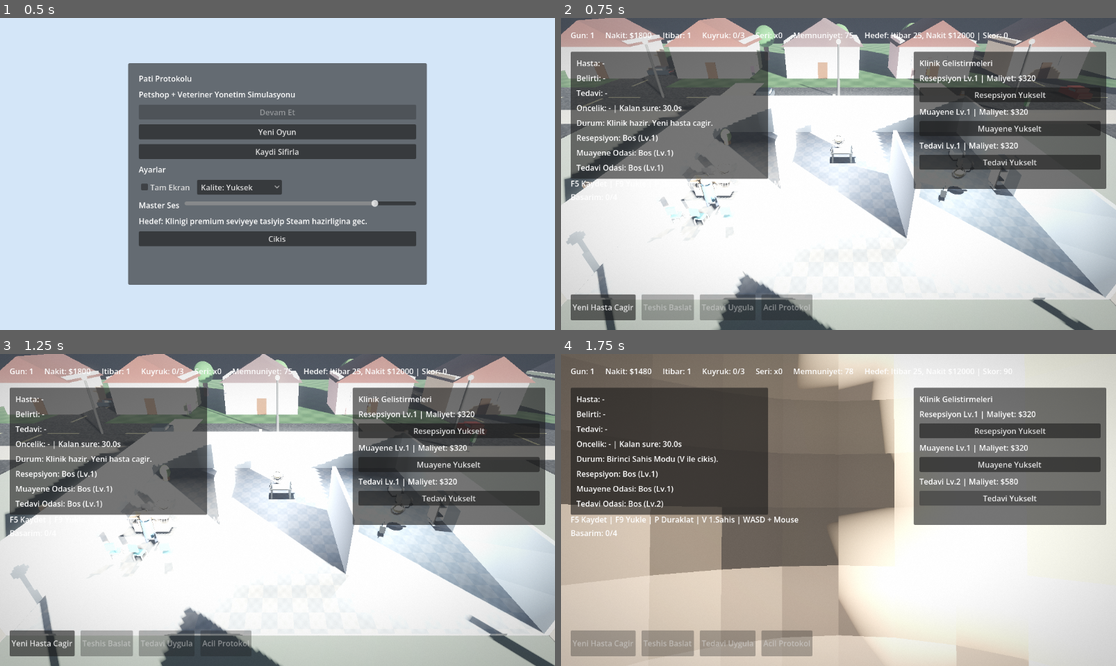
Above: before the commit, frames 1-4 (two rows, left to right).
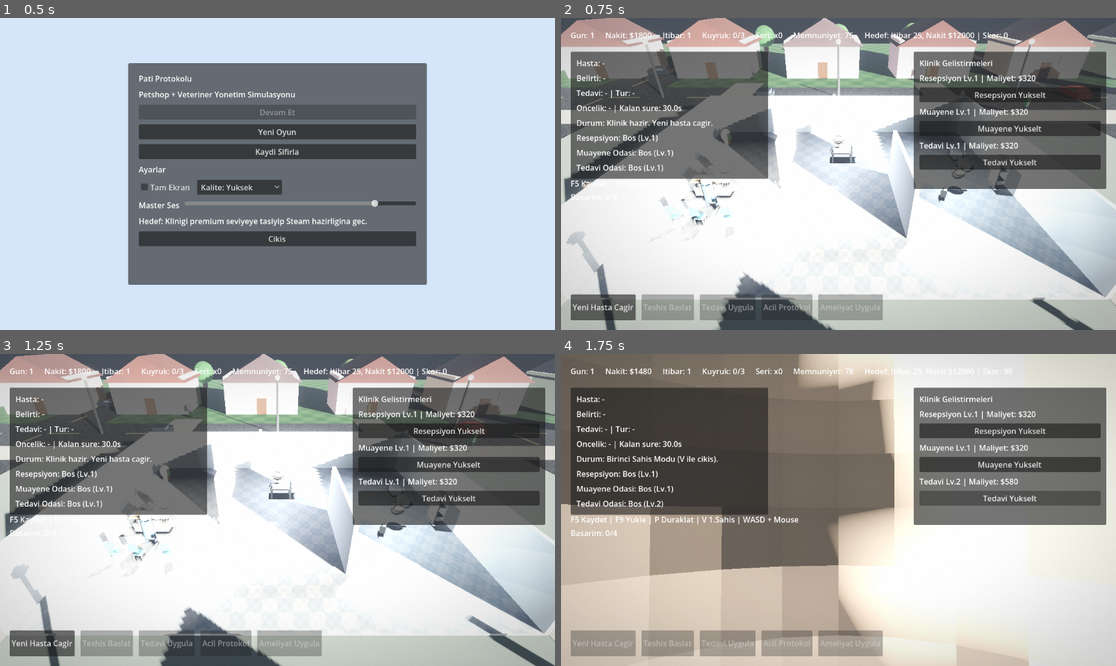
Above: after the commit, the same moments.

Repository: mandevil1492-netizen/pet-shop
Game: Godot game, scene res://scenes/menu.tscn
Same seed, same stepped clock (60 frames per second), same inputs: the game is played once before the commit and once after it.
Inputs (mouse positions are in pixels of both pictures, inside the frame that each line leads up to):
- Up to frame 1 (0.5 s): no input
- Up to frame 2 (0.75 s): click "Yeni Oyun" at 0.5 s
- Up to frame 3 (1.25 s): no input
- Up to frame 4 (1.75 s): tap Enter at 1.25 s; move the mouse to (960, 494) at 1.27 s; hold Right (ui_right) from 1.28 s (still down); tap V at 1.35 s; click (960, 494) at 1.42 s

Frame 1 is identical in both runs. In frame 2, 1.0% of the frame differs, in the area x 9-58%, y 23-97%; in frame 3, 1.0%; in frame 4, 1.0%.

Commit message:
feat: add case types, surgery flow, and complication chain

Diff:
--- a/scripts/game_manager.gd
+++ b/scripts/game_manager.gd
@@ -116,6 +116,7 @@
 var objective_label: Label
 var help_label: Label
 var emergency_button: Button
+var surgery_button: Button
 var achievement_label: Label
 var unlocked: Dictionary = {
 	"first_case": false,
@@ -126,6 +127,7 @@
 
 var pets: Array[String] = ["Kedi", "Kopek", "Tavsan", "Kus", "Hamster", "Papagan"]
 var symptoms: Array[String] = ["Istahsizlik", "Aksirma", "Topallama", "Kasinti", "Yorgunluk", "Sulu Goz", "Ates", "Kulak Enfeksiyonu"]
+var case_types: Array[String] = ["Kontrol", "Tedavi", "Ameliyat", "Acil Bakim"]
 var correct_treatments: Dictionary = {
 	"Istahsizlik": "Beslenme Programi",
 	"Aksirma": "Enfeksiyon Ilaci",
@@ -141,6 +143,13 @@
 const BASE_PATIENT_SPEED: float = 2.6
 const ARRIVE_EPS: float = 0.18
 
+var surgery_active: bool = false
+var surgery_steps_done: int = 0
+var surgery_steps_required: int = 0
+var surgery_step_timer: float = 0.0
+var complication_active: bool = false
+var complication_timer: float = 0.0
+
 func _ready() -> void:
 	randomize()
 	_setup_runtime_ui()
@@ -158,6 +167,7 @@
 	exam_upgrade_button.pressed.connect(_on_upgrade_exam)
 	treatment_upgrade_button.pressed.connect(_on_upgrade_treatment)
 	emergency_button.pressed.connect(_on_emergency_protocol)
+	surgery_button.pressed.connect(_on_surgery_pressed)
 
 	if AppState.consume_new_game_request():
 		AppState.delete_save()
@@ -882,6 +892,12 @@
 	case_state = CaseState.IDLE
 	current_case = {}
 	case_elapsed = 0.0
+	surgery_active = false
+	surgery_steps_done = 0
+	surgery_steps_required = 0
+	surgery_step_timer = 0.0
+	complication_active = false
+	complication_timer = 0.0
 
 func _setup_clinic_positions() -> void:
 	worker.global_position = reception_point.global_position
@@ -917,6 +933,11 @@
 	emergency_button.text = "Acil Protokol"
 	emergency_button.disabled = true
 	actions_container.add_child(emergency_button)
+
+	surgery_button = Button.new()
+	surgery_button.text = "Ameliyat Uygula"
+	surgery_button.disabled = true
+	actions_container.add_child(surgery_button)
 
 func _input(event: InputEvent) -> void:
 	if event is InputEventKey and event.pressed and not event.echo:
@@ -961,6 +982,18 @@
 		case_elapsed += delta
 		if case_state in [CaseState.WAIT_DIAGNOSIS, CaseState.WAIT_TREATMENT] and case_elapsed > case_deadline:
 			_fail_current_case("Sure asimi")
+
+	if case_state == CaseState.WAIT_TREATMENT and complication_active:
+		complication_timer -= delta
+		if complication_timer <= 0.0:
+			_fail_current_case("Komplikasyon")
+			return
+
+	if case_state == CaseState.WAIT_TREATMENT and surgery_active:
+		surgery_step_timer -= delta
+		if surgery_step_timer <= 0.0:
+			_fail_current_case("Ameliyat adimi gecikti")
+			return
 
 	match case_state:
 		CaseState.TO_RECEPTION:
@@ -1147,6 +1180,15 @@
 
 func _generate_case() -> void:
 	var symptom: String = symptoms[randi() % symptoms.size()]
+	var case_type := "Kontrol"
+	var type_roll := randf()
+	if type_roll < 0.16 + float(day) * 0.006:
+		case_type = "Ameliyat"
+	elif type_roll < 0.34:
+		case_type = "Acil Bakim"
+	elif type_roll < 0.68:
+		case_type = "Tedavi"
+
 	var severity_roll: float = randf()
 	var severity: String = "Normal"
 	if severity_roll < min(0.15 + float(day) * 0.015, 0.42):
@@ -1166,14 +1208,22 @@
 		"pet": pets[randi() % pets.size()],
 		"symptom": symptom,
 		"treatment": correct_treatments[symptom],
+		"case_type": case_type,
 		"severity": severity,
-		"diagnosis_ok": false
+		"diagnosis_ok": false,
+		"surgery_completed": false
 	}
 
 func _start_case() -> void:
 	if queue_size <= 0 or game_won or game_lost:
 		return
 	_generate_case()
+	surgery_active = false
+	surgery_steps_done = 0
+	surgery_steps_required = 0
+	surgery_step_timer = 0.0
+	complication_active = false
+	complication_timer = 0.0
 	patient.visible = true
 	patient.global_position = entrance_point.global_position
 	worker_target = reception_point.global_position + Vector3(-0.6, 0, 0)
@@ -1189,6 +1239,8 @@
 	case_state = CaseState.IDLE
 	current_case = {}
 	case_elapsed = 0.0
+	surgery_active = false
+	complication_active = false
 	_update_achievements()
 
 	if queue_size <= 0:
@@ -1248,6 +1300,8 @@
 	reputation = max(1, reputation - 1)
 	clinic_score = max(0, clinic_score - 45)
 	cash -= 90
+	surgery_active = false
+	complication_active = false
 
 	worker_target = reception_point.global_position + Vector3(-0.4, 0, 0)
 	patient_target = exit_point.global_position
@@ -1277,7 +1331,7 @@
 
 	pet_label.text = "Hasta: %s" % String(current_case.get("pet", "-"))
 	symptom_label.text = "Belirti: %s" % String(current_case.get("symptom", "-"))
-	treatment_label.text = "Tedavi: %s" % String(current_case.get("treatment", "-"))
+	treatment_label.text = "Tedavi: %s | Tur: %s" % [String(current_case.get("treatment", "-")), String(current_case.get("case_type", "-"))]
 	severity_label.text = "Oncelik: %s | Kalan sure: %.1fs" % [String(current_case.get("severity", "-")), max(0.0, case_deadline - case_elapsed)]
 
 	reception_room_label.text = "Resepsiyon: %s (Lv.%d)" % [_room_status("reception"), reception_level]
@@ -1293,9 +1347,11 @@
 
 	var fp_mode := _is_first_person_mode()
 	diagnose_button.disabled = case_state != CaseState.WAIT_DIAGNOSIS or game_won or game_lost or fp_mode
-	treat_button.disabled = case_state != CaseState.WAIT_TREATMENT or game_won or game_lost or fp_mode
+	var is_surgery_case := String(current_case.get("case_type", "")) == "Ameliyat"
+	treat_button.disabled = case_state != CaseState.WAIT_TREATMENT or game_won or game_lost or fp_mode or is_surgery_case
 	next_case_button.disabled = case_state != CaseState.IDLE or queue_size <= 0 or game_won or game_lost or fp_mode
 	emergency_button.disabled = case_state != CaseState.WAIT_TREATMENT or String(current_case.get("severity", "")) == "Normal" or game_won or game_lost or fp_mode
+	surgery_button.disabled = case_state != CaseState.WAIT_TREATMENT or (not is_surgery_case) or game_won or game_lost or fp_mode
 
 	reception_upgrade_button.disabled = cash < _upgrade_cost(reception_level) or game_won or game_lost
 	exam_upgrade_button.disabled = cash < _upgrade_cost(exam_level) or game_won or game_lost
@@ -1314,11 +1370,20 @@
 func _treatment_success(emergency_mode: bool) -> bool:
 	var severity: String = String(current_case.get("severity", "Normal"))
 	var diagnosis_ok: bool = bool(current_case.get("diagnosis_ok", false))
+	var case_type: String = String(current_case.get("case_type", "Kontrol"))
 	var chance: float = 0.55 + float(treatment_level) * 0.09
 	if diagnosis_ok:
 		chance += 0.17
 	if emergency_mode:
 		chance += 0.22
+	if case_type == "Ameliyat":
+		chance -= 0.1
+		if bool(current_case.get("surgery_completed", false)):
+			chance += 0.18
+	if case_type == "Acil Bakim":
+		chance -= 0.06
+	if complication_active and not emergency_mode:
+		chance -= 0.14
 	if severity == "Kritik":
 		chance -= 0.16
 	elif severity == "Acil":
@@ -1341,17 +1406,40 @@
 
 	worker_target = treatment_point.global_position + Vector3(-0.3, 0, 0)
 	patient_target = treatment_point.global_position + Vector3(0.6, 0, 0)
+
+	complication_active = false
+	complication_timer = 0.0
+	var severity: String = String(current_case.get("severity", "Normal"))
+	var case_type: String = String(current_case.get("case_type", "Kontrol"))
+	var complication_roll := randf()
+	if severity in ["Acil", "Kritik"] or case_type == "Acil Bakim":
+		var chance := 0.22 if severity == "Acil" else 0.34
+		if case_type == "Acil Bakim":
+			chance += 0.12
+		if complication_roll < chance:
+			complication_active = true
+			complication_timer = 8.0 + float(treatment_level) * 0.6
+			status_label.text = "Durum: Komplikasyon riski! Acil Protokol onerilir."
+
 	case_state = CaseState.TO_TREATMENT
 
 func _complete_treatment(emergency_mode: bool) -> void:
 	if case_state != CaseState.WAIT_TREATMENT:
 		return
+	if String(current_case.get("case_type", "")) == "Ameliyat" and not bool(current_case.get("surgery_completed", false)):
+		status_label.text = "Durum: Bu vaka icin ameliyat adimlarini tamamla."
+		return
 
 	var success: bool = _treatment_success(emergency_mode)
 	if success:
 		var severity: String = String(current_case.get("severity", "Normal"))
+		var case_type: String = String(current_case.get("case_type", "Kontrol"))
 		var base_income: int = 210 + treatment_level * 28
 		base_income = int(float(base_income) * _severity_multiplier(severity))
+		if case_type == "Ameliyat":
+			base_income += 120 + treatment_level * 20
+		elif case_type == "Acil Bakim":
+			base_income += 80
 		if emergency_mode:
 			base_income -= 60
 		var combo_bonus: int = min(260, streak * 14)
@@ -1366,12 +1454,41 @@
 		_fail_current_case("Tedavi hatasi")
 		return
 
+	surgery_active = false
+	complication_active = false
 	worker_target = reception_point.global_position + Vector3(-0.4, 0, 0)
 	patient_target = exit_point.global_position
 	case_state = CaseState.DISCHARGE
 
 func _on_treat_pressed() -> void:
 	_complete_treatment(false)
+
+func _on_surgery_pressed() -> void:
+	if case_state != CaseState.WAIT_TREATMENT:
+		return
+	if String(current_case.get("case_type", "")) != "Ameliyat":
+		return
+
+	if not surgery_active:
+		surgery_active = true
+		surgery_steps_done = 0
+		var severity: String = String(current_case.get("severity", "Normal"))
+		surgery_steps_required = 3
+		if severity == "Acil":
+			surgery_steps_required = 4
+		elif severity == "Kritik":
+			surgery_steps_required = 5
+		surgery_step_timer = max(1.0, 2.2 - float(treatment_level) * 0.08)
+		status_label.text = "Durum: Ameliyat basladi (%d adim)." % surgery_steps_required
+		return
+
+	surgery_steps_done += 1
+	surgery_step_timer = max(0.85, 2.0 - float(treatment_level) * 0.08)
+	status_label.text = "Durum: Ameliyat adimi %d/%d" % [surgery_steps_done, surgery_steps_required]
+	if surgery_steps_done >= surgery_steps_required:
+		surgery_active = false
+		current_case["surgery_completed"] = true
+		status_label.text = "Durum: Ameliyat tamamlandi. Simdi tedaviyi onayla."
 
 func _on_emergency_protocol() -> void:
 	_complete_treatment(true)
@@ -1560,6 +1677,12 @@
 	case_state = CaseState.IDLE
 	current_case = {}
 	case_elapsed = 0.0
+	surgery_active = false
+	surgery_steps_done = 0
+	surgery_steps_required = 0
+	surgery_step_timer = 0.0
+	complication_active = false
+	complication_timer = 0.0
 	patient.visible = false
 	_setup_clinic_positions()
 
